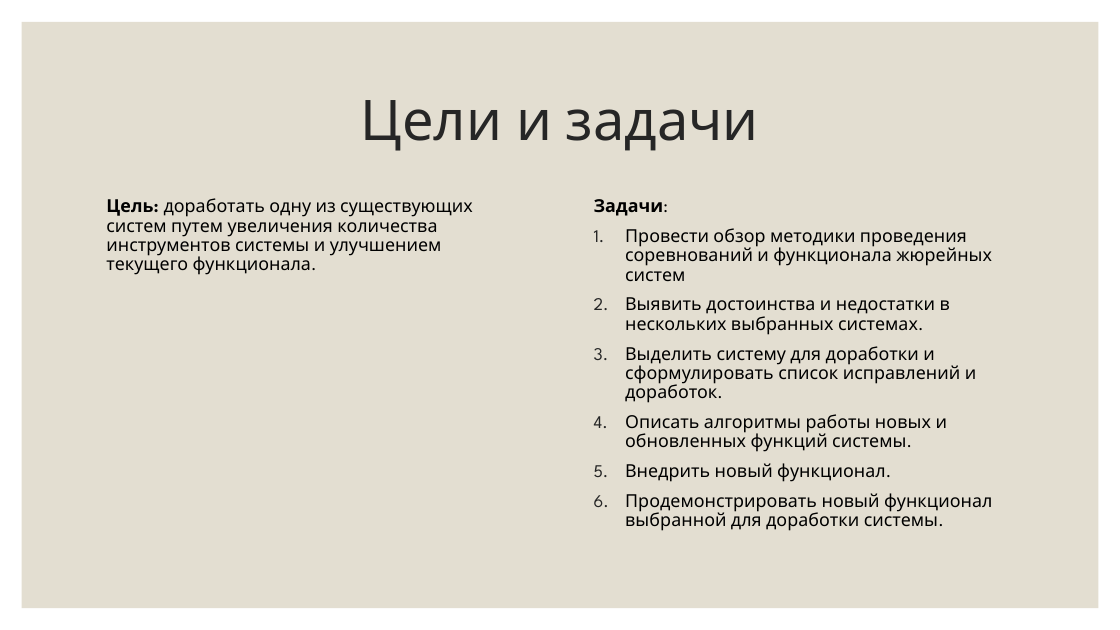
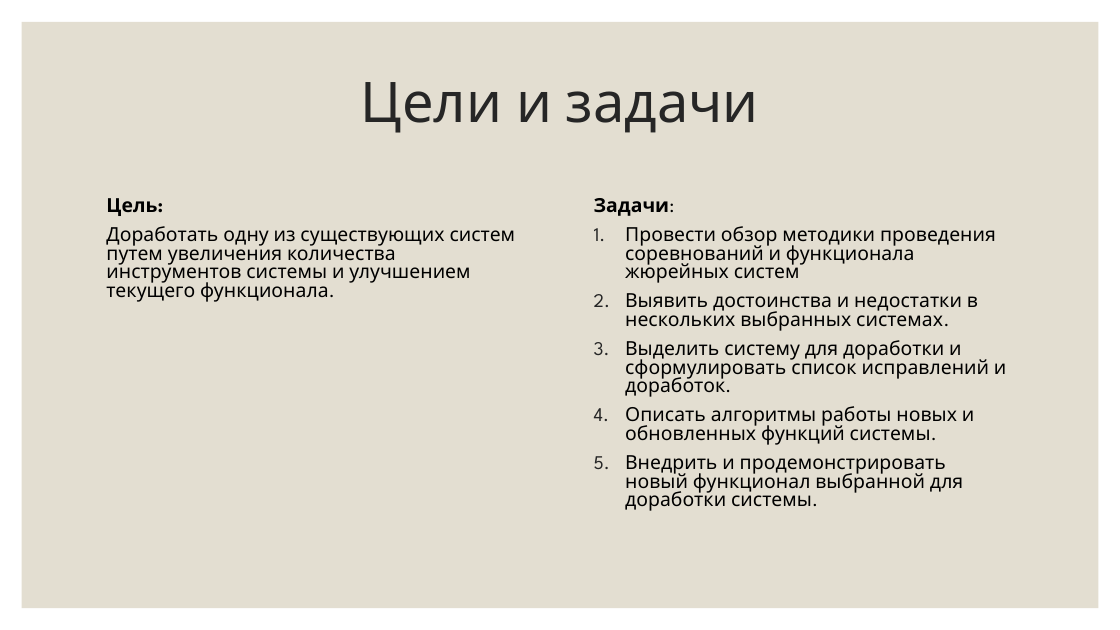
Before and after one commit to PolMarzia/diplom, a slide deck: slide 3 of Prez.pptx. Drawn at 1120x630 pixels with LibreOffice and Linux fonts; fonts in the diff are those of the drawing. Boxes give left, top, right and bottom in pixels: in the first picture for what was removed or moved away, otherwise in the second. Text is boxed around its words. In the diff, an @@ line names an element or a change of style, - is before the commit and + after.

```diff
--- a/Prez.pptx
+++ b/Prez.pptx
@@ title "Цели и задачи" moved from (x1=361, y1=100, x2=759, y2=151) to (x1=361, y1=82, x2=759, y2=133) @@
@@ text at (x1=106, y1=198, x2=516, y2=302): text changed; size 15.3 to 16.6 pt @@
-Цель: доработать одну из существующих систем путем увеличения количества инструментов системы и улучшением текущего функционала.
+Цель:
+Доработать одну из существующих систем путем увеличения количества инструментов системы и улучшением текущего функционала.
@@ text at (x1=594, y1=198, x2=1006, y2=445): size 15.3 to 16.6 pt in "Задачи:", "Провести обзор методики проведения соревнований и функционал ...", "Выявить достоинства и недостатки в нескольких выбранных ...", "Выделить систему для доработки и сформулировать список ..." and 1 more places; line spacing 0.9 to 0.8 @@
@@ text at (x1=625, y1=455, x2=963, y2=511): text changed; size 15.3 to 16.6 pt @@
-5. Внедрить новый функционал.
-6. Продемонстрировать новый функционал выбранной для доработки системы.
+5. Внедрить и продемонстрировать новый функционал выбранной для доработки системы.
```
Also in this commit, not shown: 3 other slides changed, 12 slides added, 7 other files.
